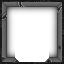
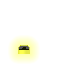
Layer changes from the first w=64, h=64 image to the second:
showed group "Batteries" (7 layers) over [left=0, top=0, right=64, bottom=64]
added layer "Ebene 5" in group "Batteries" over [left=8, top=35, right=40, bottom=64]
hid group "Floor_33" (5 layers) over [left=0, top=0, right=64, bottom=64]
hid "Wall_33" (2nd of 2, in "Floor_33") over [left=0, top=0, right=64, bottom=64]
